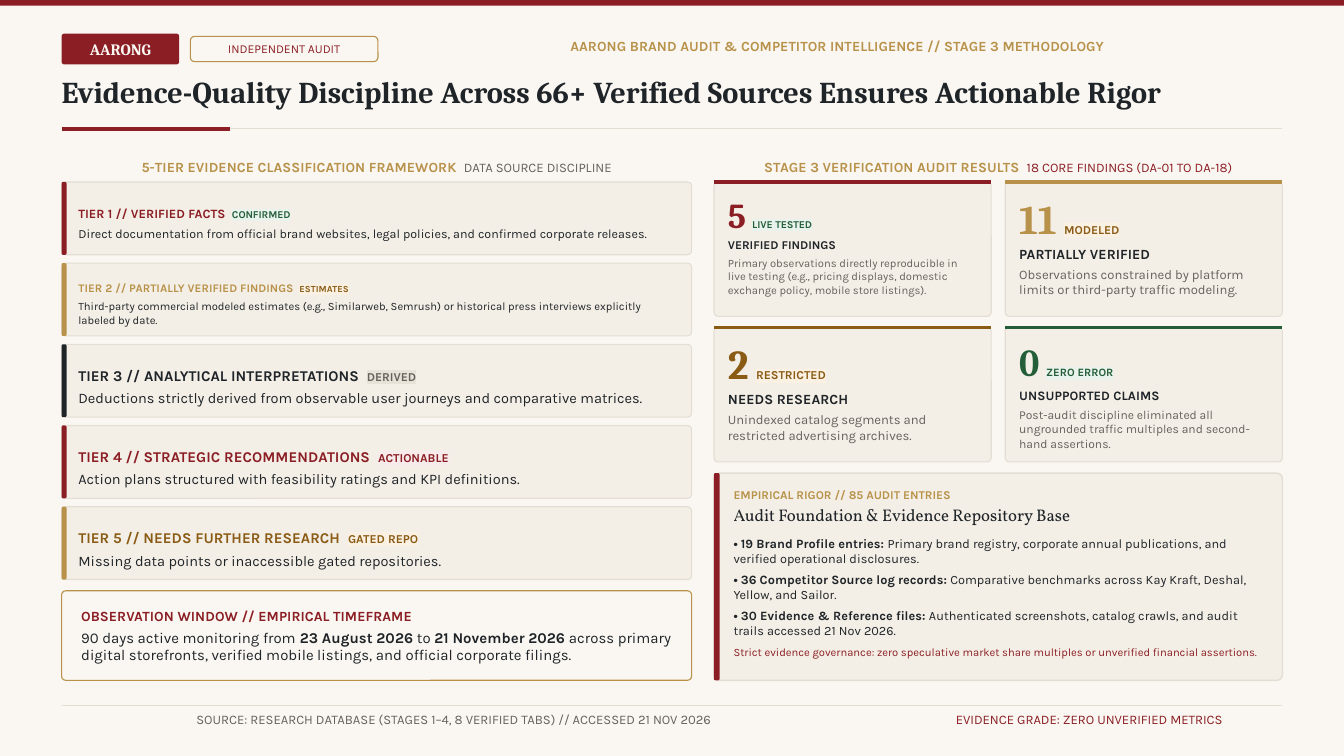
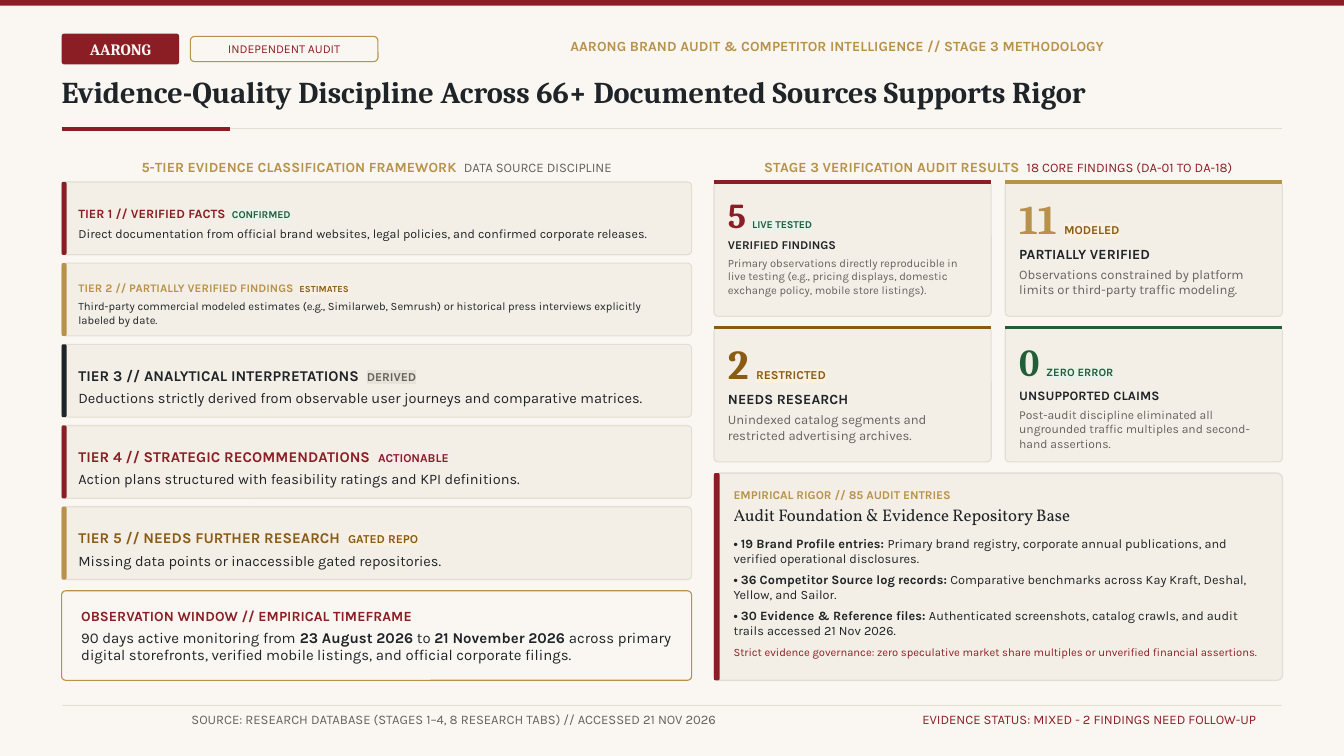
Before and after one commit to aponbiswas10101-cloud/aarong-brand-audit, a slide deck: slide 3 of AARONG - BRAND AUDIT & COMPETITOR INTELLIGENCE (Presentation).pptx. Drawn at 1344x756 pixels with LibreOffice and Linux fonts; fonts in the diff are those of the drawing. Boxes give left, top, right and bottom in pixels: in the first picture for what was removed or moved away, otherwise in the second. Text is boxed around its words. In the diff, an @@ line names an element or a change of style, - is before the commit and + after.

```diff
--- a/AARONG - BRAND AUDIT & COMPETITOR INTELLIGENCE (Presentation).pptx
+++ b/AARONG - BRAND AUDIT & COMPETITOR INTELLIGENCE (Presentation).pptx
@@ text at box(62, 82, 1086, 109): text changed @@
-Evidence-Quality Discipline Across 66+ Verified Sources Ensures Actionable Rigor
+Evidence-Quality Discipline Across 66+ Documented Sources Supports Rigor
@@ text at box(191, 715, 716, 725): text changed @@
-SOURCE: RESEARCH DATABASE (STAGES 1–4, 8 VERIFIED TABS) // ACCESSED 21 NOV 2026
+SOURCE: RESEARCH DATABASE (STAGES 1–4, 8 RESEARCH TABS) // ACCESSED 21 NOV 2026
@@ text at box(922, 715, 1256, 724): text changed @@
-EVIDENCE GRADE: ZERO UNVERIFIED METRICS
+EVIDENCE STATUS: MIXED - 2 FINDINGS NEED FOLLOW-UP
```
Also in this commit, not shown: 3 other slides changed, 10 other files.
